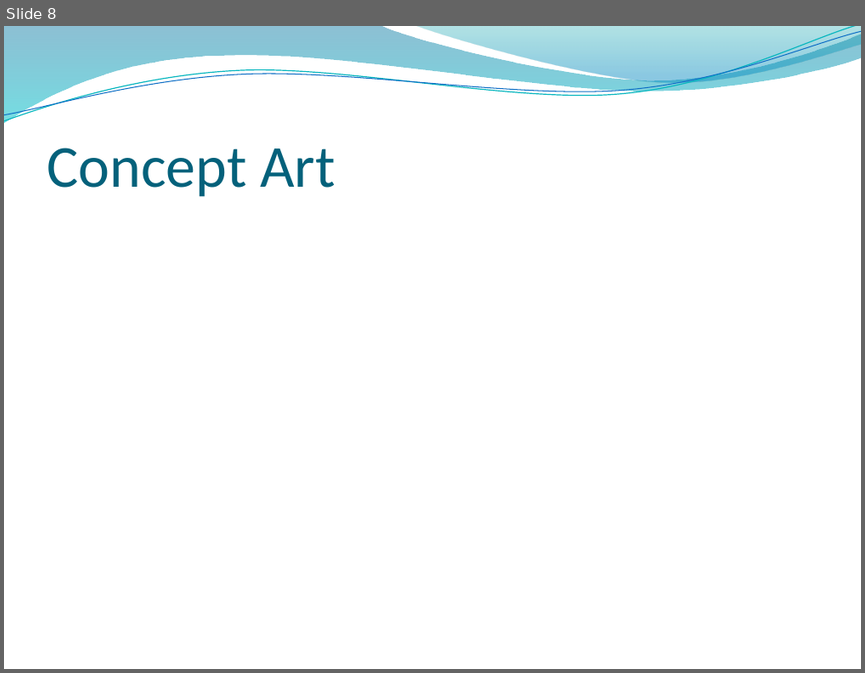
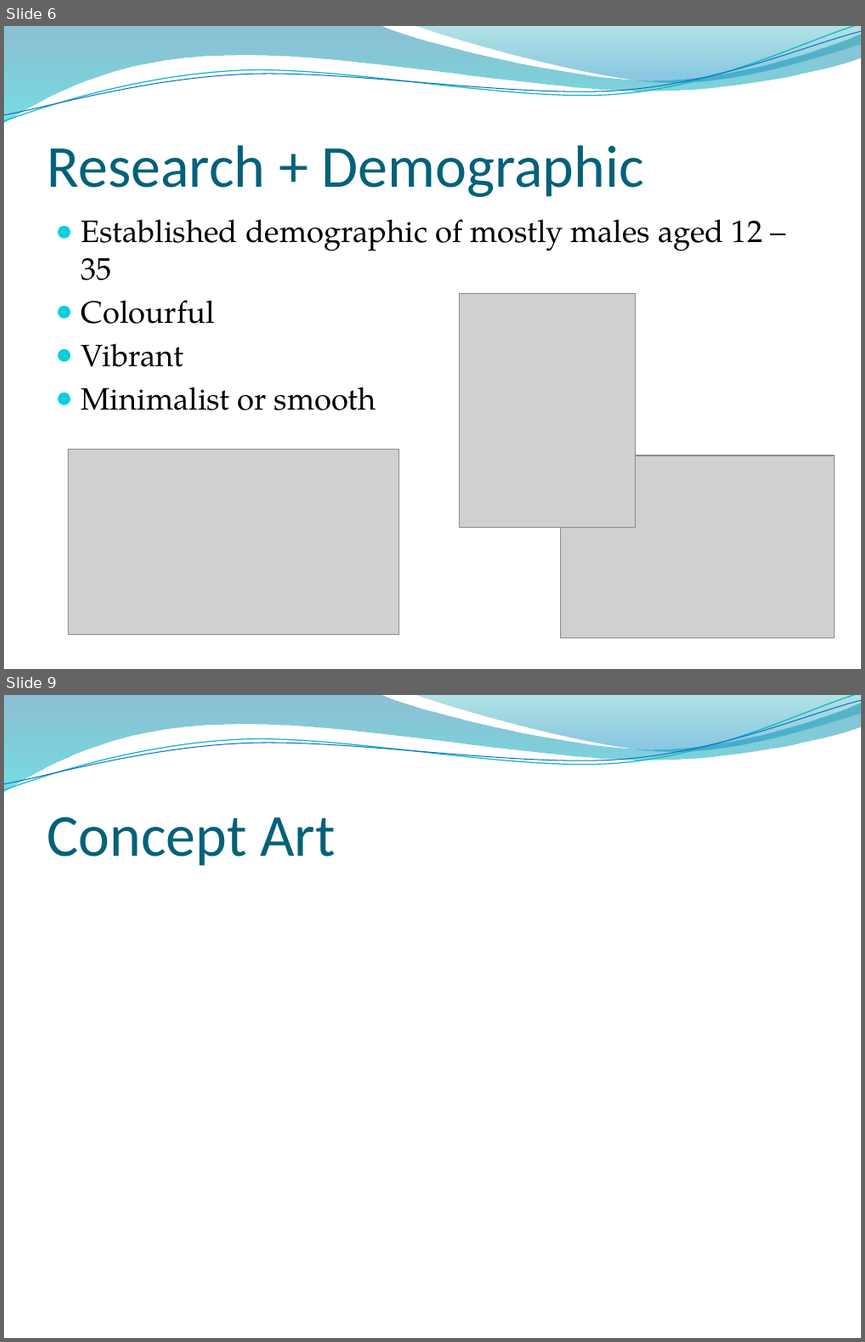
Before and after one commit to UoSGamesGroups/second-semester-s2-group-20, a slide deck: Presentations/Pitch 1 Presentation.pptx. Shown one above the other, each under a label of ours: slide 8 before the commit, slides 6 and 9 after it; the slides between them are not shown. The pictures are 865x673 and 865x1342 pixels, drawn with LibreOffice and Linux fonts; fonts in the diff are those of the drawing; grey boxes stand for pictures; background and template pictures are left out. Boxes give left, top, right and bottom in pixels: in the first picture for what was removed or moved away, otherwise in the second. Text is boxed around its words. In the diff, an @@ line names an element or a change of style, - is before the commit and + after.

```diff
--- a/Presentations/Pitch 1 Presentation.pptx
+++ b/Presentations/Pitch 1 Presentation.pptx
@@ slide 6 added at box(4, 26, 861, 669), background picture (left out); not listed: 4 template elements that a slide beside it also shows @@
@@ title added at box(46, 145, 644, 197), 50 pt, text #04617B @@
+Research + Demographic
@@ text added at box(81, 219, 762, 410), 26 pt, text #000000 @@
+● Established demographic of mostly males aged 12 – 35
+● Colourful
+● Vibrant
+● Minimalist or smooth
@@ picture added at box(459, 293, 635, 528) @@
@@ picture added at box(69, 448, 399, 635) @@
@@ picture added at box(561, 455, 834, 638) @@
@@ what was slide 8 is now slide 9 @@
```
Also in this commit, not shown: 6 slides changed, 4 other slides added, 5 slides removed.
